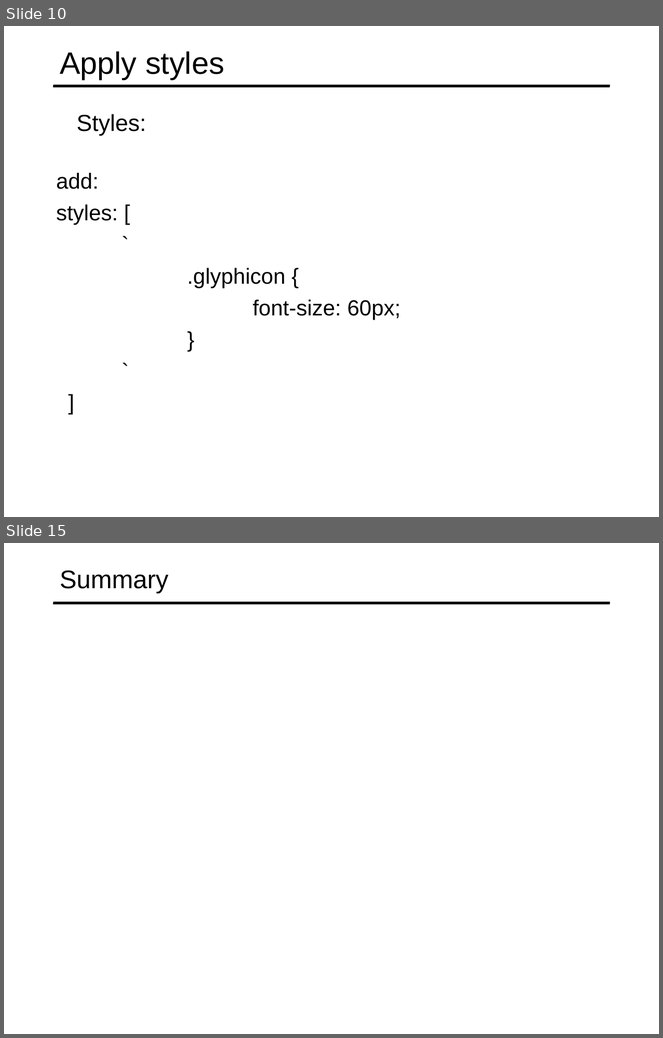
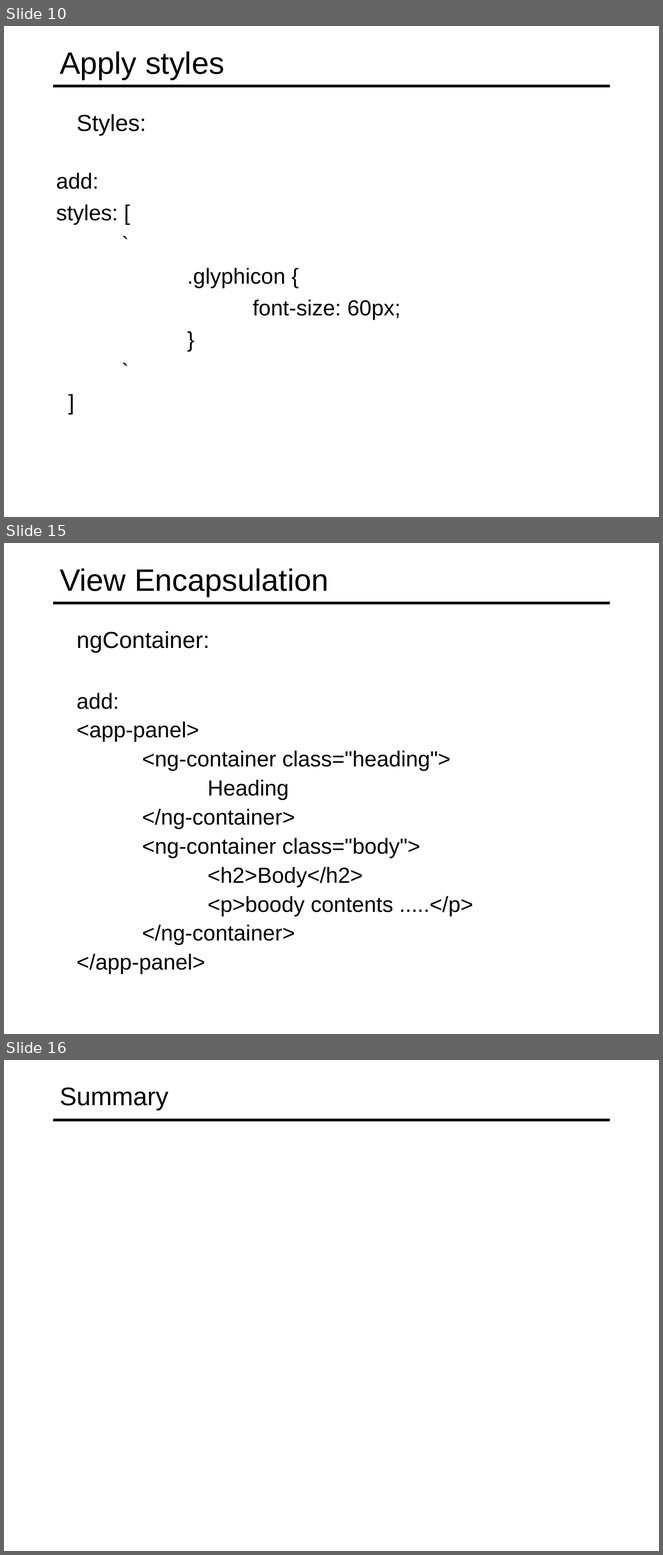
Before and after one commit to specter01wj/Jago_Link_Training, a slide deck: Angular/Angular7/Angular Advanced Course/Essentials/3.Building Re-usable Components/L3_Building Re-usable Components.ppt. Shown one above the other, each under a label of ours: slides 10 and 15 before the commit, slides 10, 15 and 16 after it; the slides between them are not shown. The pictures are 663x1038 and 663x1555 pixels, drawn with LibreOffice and Linux fonts; fonts in the diff are those of the drawing. Boxes give left, top, right and bottom in pixels: in the first picture for what was removed or moved away, otherwise in the second. Text is boxed around its words. In the diff, an @@ line names an element or a change of style, - is before the commit and + after.

Commit message:
09/05/2019 v1

```diff
--- a/Angular/Angular7/Angular Advanced Course/Essentials/3.Building Re-usable Components/L3_Building Re-usable Components.ppt
+++ b/Angular/Angular7/Angular Advanced Course/Essentials/3.Building Re-usable Components/L3_Building Re-usable Components.ppt
@@ slide 15 added at (4,543,659,1034), background #FFFFFF; not listed: 1 template element that a slide beside it also shows @@
@@ title added at (60,568,328,596), 34 pt, text #000000 @@
+View Encapsulation
@@ text added at (77,631,210,653), 25.5 pt, text #000000 @@
+  ngContainer:
@@ text added at (77,693,473,975), 24 pt, text #000000 @@
+  add:
+  <app-panel>
+  <ng-container class="heading">
+  Heading
+  </ng-container>
+  <ng-container class="body">
+  <h2>Body</h2>
+  <p>boody contents .....</p>
+  </ng-container>
+  </app-panel>
@@ what was slide 15 is now slide 16 @@
```
Also in this commit, not shown: 4 slides changed.
